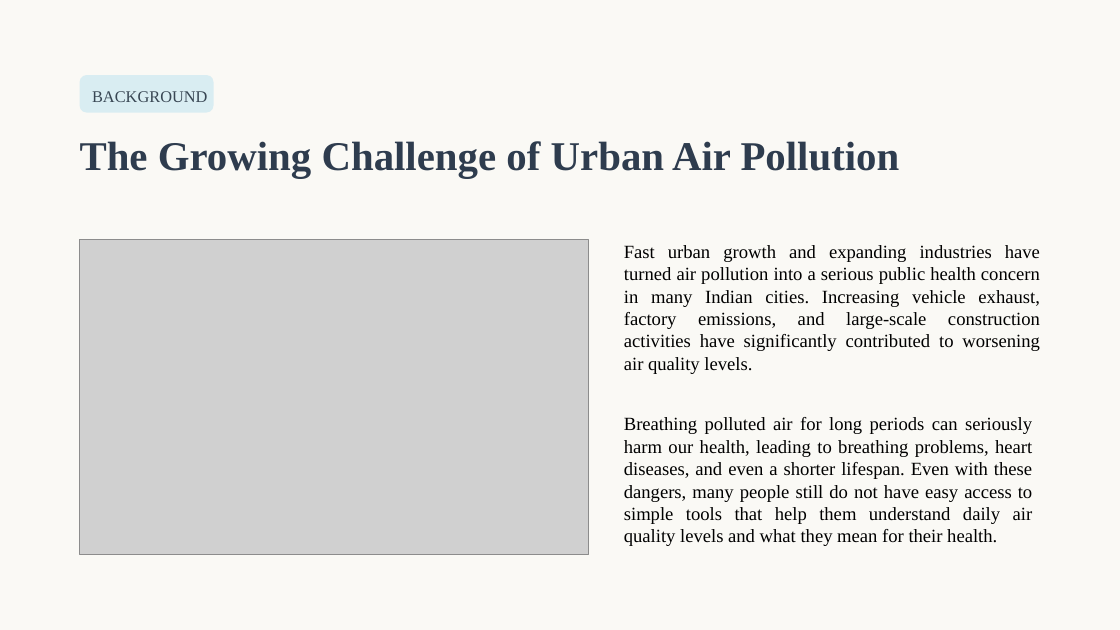
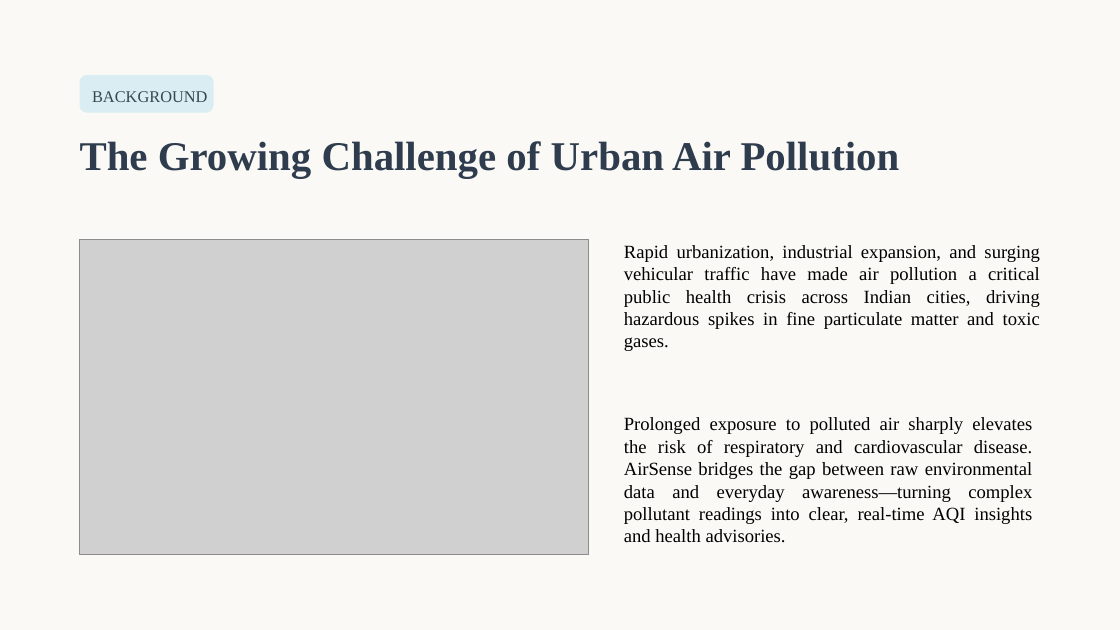
Before and after one commit to ishaangupta122/aqi-system, a slide deck: slide 2 of documents/aqi_ppt.pptx. Drawn at 1120x630 pixels with LibreOffice and Linux fonts; fonts in the diff are those of the drawing; grey boxes stand for pictures. Boxes give left, top, right and bottom in pixels: in the first picture for what was removed or moved away, otherwise in the second. Text is boxed around its words. In the diff, an @@ line names an element or a change of style, - is before the commit and + after.

```diff
--- a/documents/aqi_ppt.pptx
+++ b/documents/aqi_ppt.pptx
@@ text at (x1=624, y1=245, x2=1040, y2=351): text changed @@
-Fast urban growth and expanding industries have turned air pollution into a serious public health concern in many Indian cities. Increasing vehicle exhaust, factory emissions, and large-scale construction activities have significantly contributed to worsening air quality levels.
+Rapid urbanization, industrial expansion, and surging vehicular traffic have made air pollution a critical public health crisis across Indian cities, driving hazardous spikes in fine particulate matter and toxic gases.
@@ text at (x1=624, y1=417, x2=1032, y2=543): text changed @@
-Breathing polluted air for long periods can seriously harm our health, leading to breathing problems, heart diseases, and even a shorter lifespan. Even with these dangers, many people still do not have easy access to simple tools that help them understand daily air quality levels and what they mean for their health.
+Prolonged exposure to polluted air sharply elevates the risk of respiratory and cardiovascular disease. AirSense bridges the gap between raw environmental data and everyday awareness—turning complex pollutant readings into clear, real-time AQI insights and health advisories.
```
Also in this commit, not shown: 7 other slides changed, 3 other files.
